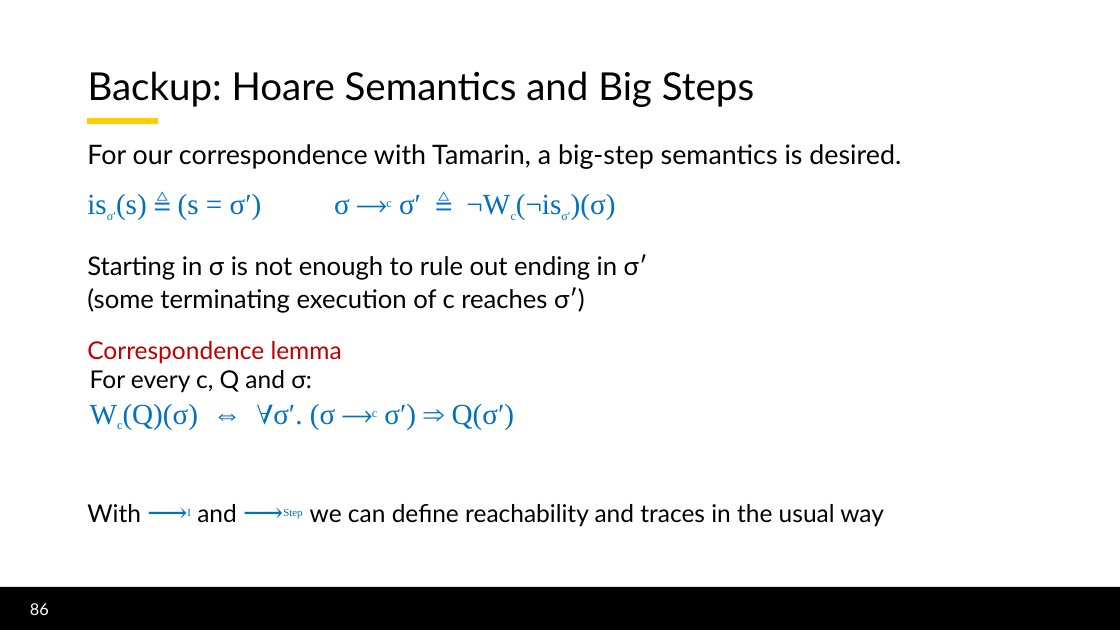
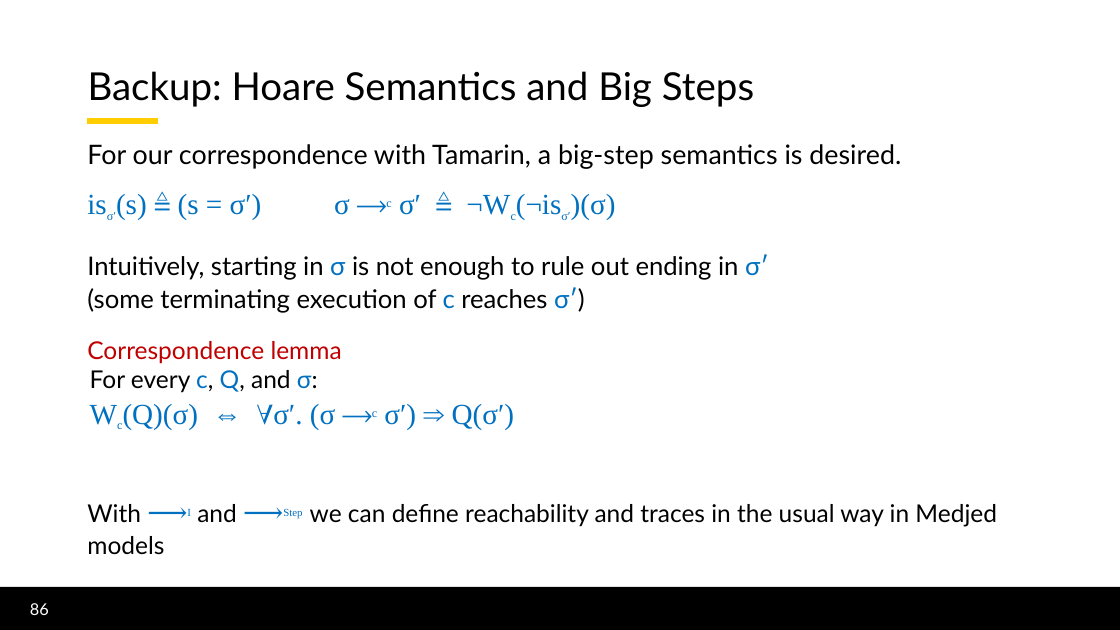
Before and after one commit to lorchrob/thesis_proposal_slides, a slide deck: slide 86 of slides.pptx. Drawn at 1120x630 pixels with LibreOffice and Linux fonts; fonts in the diff are those of the drawing; background and template pictures are left out. Boxes give left, top, right and bottom in pixels: in the first picture for what was removed or moved away, otherwise in the second. Text is boxed around its words. In the diff, an @@ line names an element or a change of style, - is before the commit and + after.

```diff
--- a/slides.pptx
+++ b/slides.pptx
@@ text at [87, 254, 769, 280]: text changed @@
-Starting in σ is not enough to rule out ending in σ′
+Intuitively, starting in σ is not enough to rule out ending in σ′
@@ text at [87, 287, 585, 313]: text colour #000000 to #0070C0 in "c σ′)" @@
@@ text at [90, 370, 318, 393]: text changed @@
-For every c, Q and σ:
+For every c, Q, and σ:
@@ text at [87, 504, 997, 555]: text changed @@
-With ⟶I and ⟶Step we can define reachability and traces in the usual way
+With ⟶I and ⟶Step we can define reachability and traces in the usual way in Medjed models
```
Also in this commit, not shown: 42 other slides changed.
